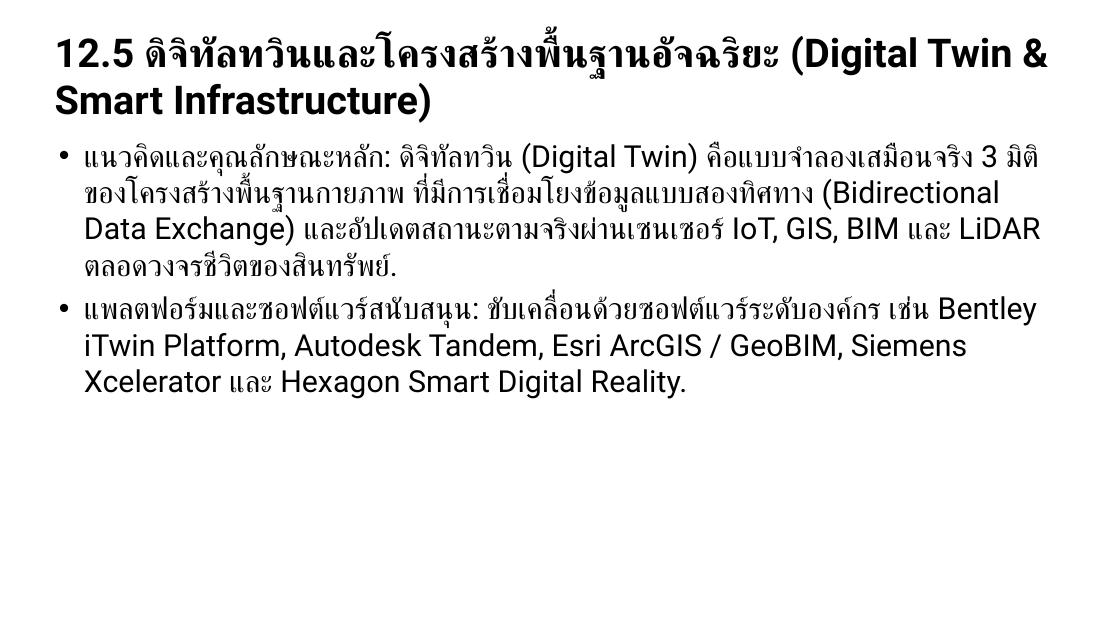
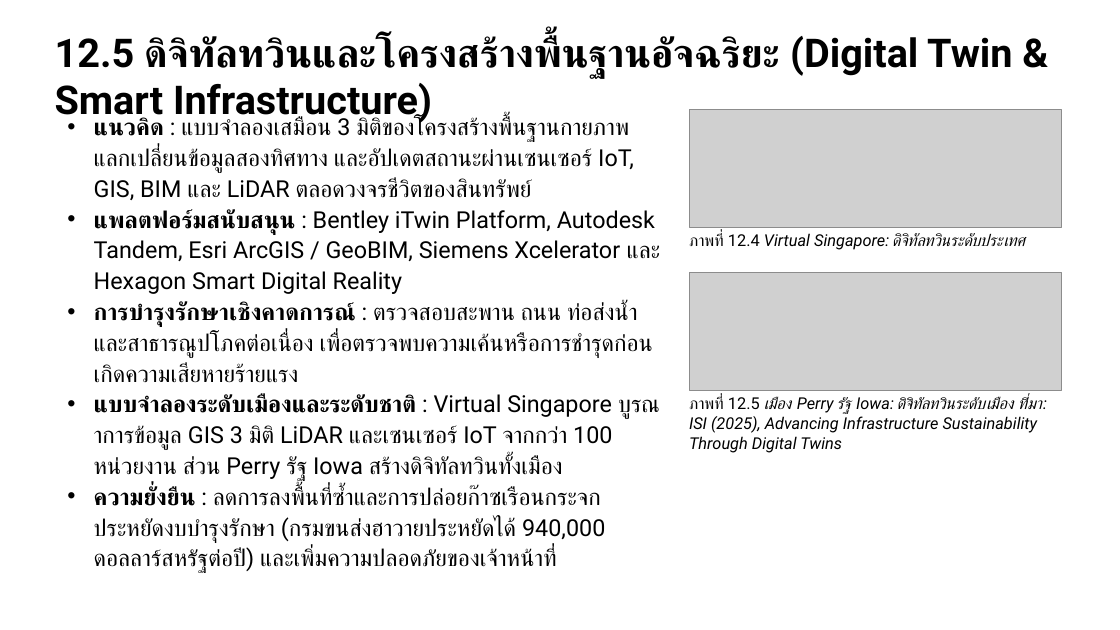
Before and after one commit to soravisAmn/Presentation, a slide deck: slide 91 of Surveying Technologies/draft#3/draft3.pptx (slide 99 before the commit). Drawn at 1120x630 pixels with LibreOffice and Linux fonts; fonts in the diff are those of the drawing; grey boxes stand for pictures. Boxes give left, top, right and bottom in pixels: in the first picture for what was removed or moved away, otherwise in the second. Text is boxed around its words. In the diff, an @@ line names an element or a change of style, - is before the commit and + after.

```diff
--- a/Surveying Technologies/draft#3/draft3.pptx
+++ b/Surveying Technologies/draft#3/draft3.pptx
@@ text at [94, 114, 661, 573]: text changed; size 26 to 20 pt @@
-• แนวคิดและคุณลักษณะหลัก: ดิจิทัลทวิน (Digital Twin) คือแบบจำลองเสมือนจริง 3 มิติของโครงสร้างพื้นฐานกายภาพ ที่มีการเชื่อมโยงข้อมูลแบบสองทิศทาง (Bidirectional Data Exchange) และอัปเดตสถานะตามจริงผ่านเซนเซอร์ IoT, GIS, BIM และ LiDAR ตลอดวงจรชีวิตของสินทรัพย์.
-• แพลตฟอร์มและซอฟต์แวร์สนับสนุน: ขับเคลื่อนด้วยซอฟต์แวร์ระดับองค์กร เช่น Bentley iTwin Platform, Autodesk Tandem, Esri ArcGIS / GeoBIM, Siemens Xcelerator และ Hexagon Smart Digital Reality.
+• แนวคิด : แบบจำลองเสมือน 3 มิติของโครงสร้างพื้นฐานกายภาพ แลกเปลี่ยนข้อมูลสองทิศทาง และอัปเดตสถานะผ่านเซนเซอร์ IoT, GIS, BIM และ LiDAR ตลอดวงจรชีวิตของสินทรัพย์
+• แพลตฟอร์มสนับสนุน : Bentley iTwin Platform, Autodesk Tandem, Esri ArcGIS / GeoBIM, Siemens Xcelerator และ Hexagon Smart Digital Reality
+• การบำรุงรักษาเชิงคาดการณ์ : ตรวจสอบสะพาน ถนน ท่อส่งน้ำ และสาธารณูปโภคต่อเนื่อง เพื่อตรวจพบความเค้นหรือการชำรุดก่อนเกิดความเสียหายร้ายแรง
+• แบบจำลองระดับเมืองและระดับชาติ : Virtual Singapore บูรณาการข้อมูล GIS 3 มิติ LiDAR และเซนเซอร์ IoT จากกว่า 100 หน่วยงาน ส่วน Perry รัฐ Iowa สร้างดิจิทัลทวินทั้งเมือง
+• ความยั่งยืน : ลดการลงพื้นที่ซ้ำและการปล่อยก๊าซเรือนกระจก ประหยัดงบบำรุงรักษา (กรมขนส่งฮาวายประหยัดได้ 940,000 ดอลลาร์สหรัฐต่อปี) และเพิ่มความปลอดภัยของเจ้าหน้าที่
@@ picture added at [689, 110, 1061, 228] @@
@@ text added at [689, 233, 1026, 250], 14 pt, text #000000, italic @@
+ภาพที่ 12.4 Virtual Singapore: ดิจิทัลทวินระดับประเทศ
@@ picture added at [689, 272, 1061, 390] @@
@@ text added at [689, 397, 1047, 453], 14 pt, text #000000, italic @@
+ภาพที่ 12.5 เมือง Perry รัฐ Iowa: ดิจิทัลทวินระดับเมือง ที่มา: ISI (2025), Advancing Infrastructure Sustainability Through Digital Twins
```
Also in this commit, not shown: 49 other slides changed, 14 slides added, 23 slides removed, 16 other files.
